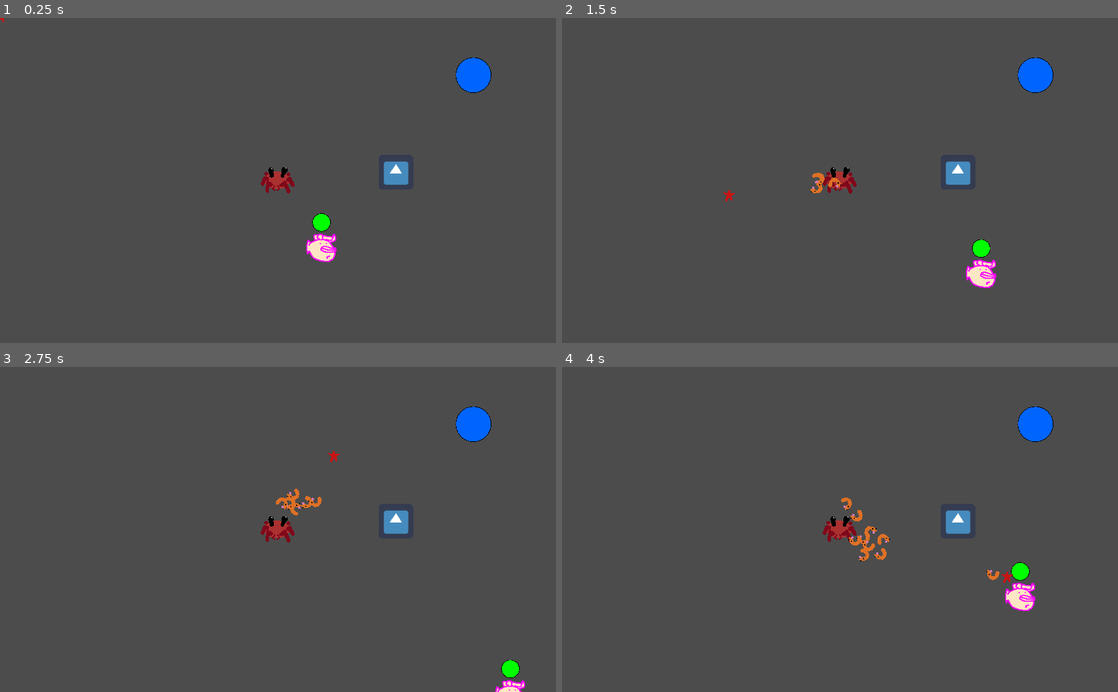
Above: before the commit, frames 1-4 (two rows, left to right).
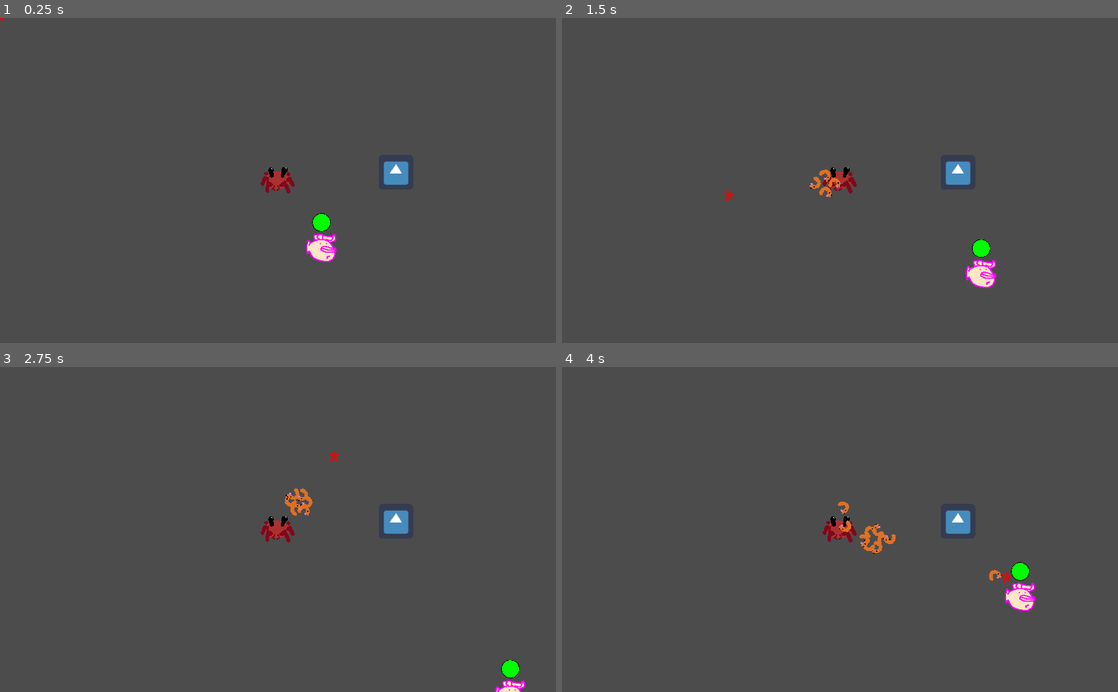
Above: after the commit, the same moments.

Repository: LightBoat9/GGJ2019
Game: Godot game, scene res://Levels/LevelTest.tscn
Two runs of this game, one before a commit and one after it. Both use one fixed random seed, a clock stepped at 60 frames per second and the inputs below. The engine's default icon, where the game draws it, is replaced by a stand-in: a white triangle on a blue panel in a dark square.
Inputs (mouse positions are in pixels of both pictures, inside the frame that each line leads up to):
- Up to frame 1 (0.25 s): no input
- Up to frame 2 (1.5 s): tap Enter (ui_accept) at 0.5, 0.77 s; move the mouse to (962, 164) at 0.52 s; hold Right (ui_right) 0.53-1.28 s; click (962, 164) at 0.67 s; move the mouse to (728, 196) at 1.27 s; hold Down (ui_down) from 1.28 s (still down); click (728, 196) at 1.42 s
- Up to frame 3 (2.75 s): tap Enter (ui_accept) at 1.52 s; move the mouse to (333, 458) at 2.02 s; release Down (ui_down) at 2.03 s; hold Right (ui_right) from 2.03 s (still down); click (333, 458) at 2.17 s
- Up to frame 4 (4 s): move the mouse to (812, 594) at 2.77 s; release Right (ui_right) at 2.78 s; hold Up (ui_up) 2.78-3.53 s; click (812, 594) at 2.92 s; tap Enter (ui_accept) at 3.02, 3.77 s; move the mouse to (1006, 578) at 3.52 s; hold Left (ui_left) from 3.53 s (still down); click (1006, 578) at 3.67 s

The runs differ from the first frame. In frame 1, 0.6% of the frame differs, in the area x 81-89%, y 12-24%; in frame 2, 0.7%; in frame 3, 0.7%; in frame 4, 1.0%, in the area x 49-89%, y 12-66%.

Commit message:
Launch Fix

Diff:
--- a/Actors/Crab/Crab.tscn
+++ b/Actors/Crab/Crab.tscn
@@ -1,16 +1,15 @@
-[gd_scene load_steps=6 format=2]
+[gd_scene load_steps=5 format=2]
 
 [ext_resource path="res://Actors/Crab/Scripts/Crab.gd" type="Script" id=1]
-[ext_resource path="res://Actors/Crab/Scripts/CustomDraw.gd" type="Script" id=2]
-[ext_resource path="res://Actors/Crab/Sprites/temp.png" type="Texture" id=3]
-[ext_resource path="res://Actors/Crab/Scripts/ShrimpOrigin.gd" type="Script" id=4]
+[ext_resource path="res://Actors/Crab/Sprites/temp.png" type="Texture" id=2]
+[ext_resource path="res://Actors/Crab/Scripts/ShrimpOrigin.gd" type="Script" id=3]
 
 [sub_resource type="CircleShape2D" id=1]
 
 custom_solver_bias = 0.0
 radius = 32.0
 
-[node name="Crab" type="KinematicBody2D" index="0"]
+[node name="Crab" type="KinematicBody2D"]
 
 input_pickable = false
 collision_layer = 0
@@ -19,30 +18,15 @@
 script = ExtResource( 1 )
 _sections_unfolded = [ "Collision" ]
 
-[node name="CustomDraw" type="Node2D" parent="." index="0"]
-
-z_index = 1
-z_as_relative = false
-script = ExtResource( 2 )
-_sections_unfolded = [ "Z Index" ]
-
-[node name="GUI" type="CanvasLayer" parent="." index="1"]
-
-layer = 1
-offset = Vector2( 0, 0 )
-rotation = 0.0
-scale = Vector2( 1, 1 )
-transform = Transform2D( 1, 0, 0, 1, 0, 0 )
-
-[node name="CollisionShape2D" type="CollisionShape2D" parent="." index="2"]
+[node name="CollisionShape2D" type="CollisionShape2D" parent="." index="0"]
 
 shape = SubResource( 1 )
 
-[node name="Sprite" type="Sprite" parent="." index="3"]
+[node name="Sprite" type="Sprite" parent="." index="1"]
 
-texture = ExtResource( 3 )
+texture = ExtResource( 2 )
 
-[node name="Camera2D" type="Camera2D" parent="." index="4"]
+[node name="Camera2D" type="Camera2D" parent="." index="2"]
 
 anchor_mode = 1
 rotating = false
@@ -67,13 +51,10 @@
 editor_draw_limits = false
 editor_draw_drag_margin = false
 
-[node name="ShrimpOrigin" type="Node2D" parent="." index="5"]
+[node name="ShrimpOrigin" type="Node2D" parent="." index="3"]
 
 position = Vector2( 43.6422, -43.6197 )
-z_index = 1
-z_as_relative = false
-script = ExtResource( 4 )
-_sections_unfolded = [ "Z Index" ]
+script = ExtResource( 3 )
 
 [node name="RandomizerTimer" type="Timer" parent="ShrimpOrigin" index="0"]
 
--- a/Actors/Crab/Scripts/ShrimpOrigin.gd
+++ b/Actors/Crab/Scripts/ShrimpOrigin.gd
@@ -38,7 +38,9 @@
 
 	if event is InputEventMouseButton:
 		if (event.button_index == BUTTON_LEFT && event.pressed):
-			launch_shrimp(get_outer_shrimp())
+			var shrimpIndex = get_outer_shrimp()
+			if (shrimpIndex!=-1):
+				launch_shrimp(shrimpIndex)
 		elif (event.button_index == BUTTON_RIGHT):
 			if (event.pressed):
 				randomize_shrimp()
@@ -55,9 +57,11 @@
 		update_shrimp_targets()
 
 	if (event.is_action("ui_cancel")):
-		var thisShrimp = remove_shrimp(get_outer_shrimp())
-		if (thisShrimp != null):
-			thisShrimp.queue_free()
+		var shrimpIndex = get_outer_shrimp()
+		if (shrimpIndex!=-1):
+			var thisShrimp = remove_shrimp(shrimpIndex)
+			if (thisShrimp != null):
+				thisShrimp.queue_free()
 
 		update_ring_positions()
 		update_shrimp_targets()
@@ -119,16 +123,18 @@
 
 #launches shrimp at index towards cursor
 func launch_shrimp(var index):
+	print(index)
+
 	if (shrimp.size()<=0):
 		return
+
+	print(shrimp.size())
 
 	var thisShrimp = remove_shrimp(index)
 	thisShrimp.launch(get_global_mouse_position())
 
 	update_ring_positions()
 	update_shrimp_targets()
-
-	print(thisShrimp.velocity)
 
 #returns index of farthest shrimp from crab position
 func get_outer_shrimp():
--- /dev/null
+++ b/Actors/Enemies/goby/Goby.tscn
@@ -0,0 +1,5 @@
+[gd_scene load_steps=2 format=2]
+
+[ext_resource path="res://Actors/Enemies/baseEnemy.tscn" type="PackedScene" id=1]
+
+[node name="Goby" index="0" instance=ExtResource( 1 )]
--- /dev/null
+++ b/Actors/Enemies/goby/goby.gd
@@ -0,0 +1,14 @@
+extends "res://Actors/Enemies/baseEnemy.gd"
+
+# class member variables go here, for example:
+# var a = 2
+# var b = "textvar"
+
+enum States{DEFAULT, PURSUING, ANTICIPATING, LUNGING}
+
+var state = States.DEFAULT
+
+func _process():
+
+
+	pass
--- a/Actors/Shrimp/Scripts/Shrimp.gd
+++ b/Actors/Shrimp/Scripts/Shrimp.gd
@@ -93,6 +93,7 @@
 	var targetProjection = 0 if (targetMag == 0) else velocity.dot(to_target)/targetMag
 
 	if (targetProjection<=0):
+		print("projection return")
 		_return_to_cursor()
 
 func _return_to_cursor():
--- a/Actors/Shrimp/Shrimp.tscn
+++ b/Actors/Shrimp/Shrimp.tscn
@@ -13,7 +13,7 @@
 custom_solver_bias = 0.0
 radius = 16.0
 
-[node name="Shrimp" type="KinematicBody2D"]
+[node name="Shrimp" type="KinematicBody2D" index="0"]
 
 input_pickable = false
 collision_layer = 0
